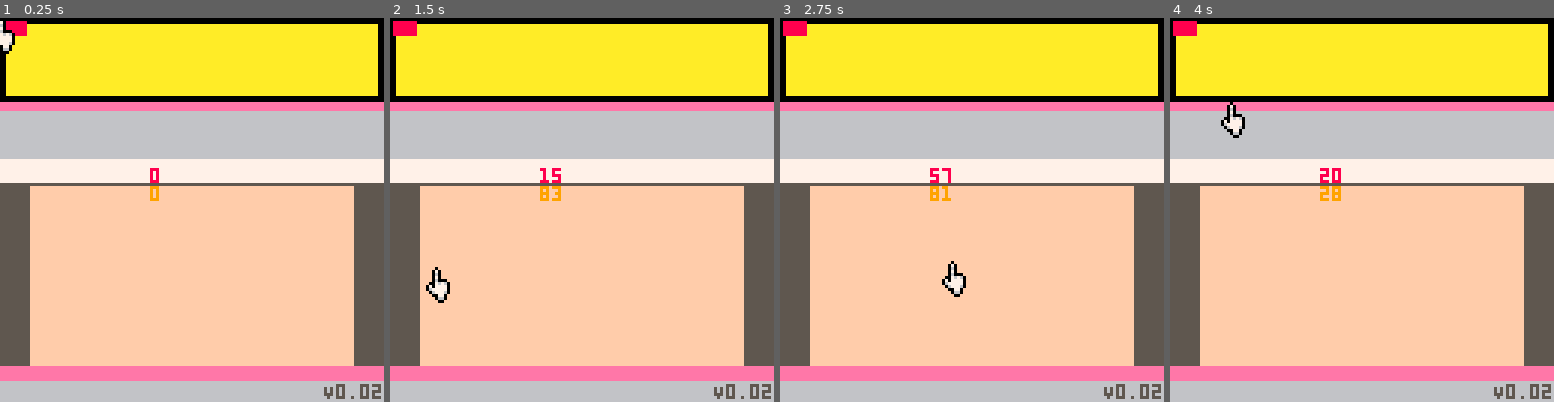
Above: before the commit, frames 1-4 (left to right).
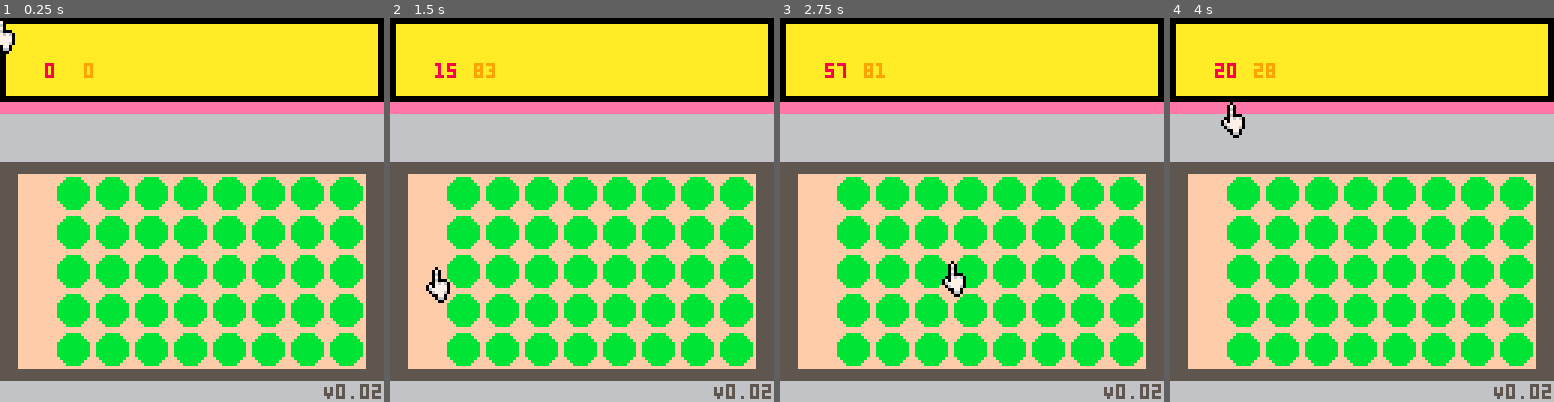
Above: after the commit, the same moments.

Repository: jan-Kulpas/pico8-addamatic
Game: PICO-8 cartridge addamatic.p8
Two runs of this game, one before a commit and one after it. Both use one fixed random seed, a clock stepped at 60 frames per second and the inputs below.
Inputs (mouse positions are in pixels of both pictures, inside the frame that each line leads up to):
- Up to frame 1 (0.25 s): no input
- Up to frame 2 (1.5 s): click (670, 121) at 0.67 s; click (436, 267) at 1.22 s
- Up to frame 3 (2.75 s): click (887, 114) at 1.77 s; click (952, 259) at 2.32 s
- Up to frame 4 (4 s): click (1404, 106) at 2.87 s; click (1465, 256) at 3.42 s; click (1231, 102) at 3.97 s

The runs differ from the first frame. In frame 1, 37% of the frame differs, in the area x 0-100%, y 0-95%; in frame 2, 37%; in frame 3, 37%; in frame 4, 37%.

Commit message:
layout mockup done

Diff:
--- a/addamatic.p8
+++ b/addamatic.p8
@@ -33,31 +33,30 @@
 	rect2(2,2,124,24,10)
 
 	--number line
-	rect2(0,31,128,16,6)
-	rect2(0,47,128,8,7)
+	rect2(0,32,128,16,6)
 
 	--main body
-	rect2(10,56,108,60,15)
+	rect2(6,52,116,65,15)
 	--footer
 	rect2(0,121,128,7,6)
 	print("V0.02",108,122,5)
 
 	--margins
-	rect2(0,116,128,5,14)
-	rect2(0,28,128,3,14)
+	rect2(0,28,128,4,14)
 
 
  --debug_grid()
 
 	--draw buttons
 	for b in all(buttons) do
-		pset(b.x,b.y,8)
+		local x,y = btn_xy(b)
+		circfill(x,y,5,11)
 	end
 
 	--draw mouse
 	palt(0x4000)
-	print(mx,50,50,8)
-	print(my,50,56,9)
+	print(mx,15,15,8)
+	print(my,28,15,9)
 	spr(15,mx-3,my,1,2)
 	palt()
 
@@ -67,7 +66,7 @@
 --helpers
 
 function btn_xy(b)
-
+	return 128-b.x*13, 123-b.y*13
 end
 
 function debug_grid()
@@ -82,19 +81,19 @@
 	rectfill(x,y,x+w-1,y+h-1,c)
 end
 __gfx__
-00000000000000000000000000000000000000000000000000000000000000000000000000000000000000000000000000000000000000000000000011101111
-00000000000000000000000000000000000000000000000000000000000000000000000000000000000000000000000000000000000000000000000011070111
-00700700000000000000000000000000000000000000000000000000000000000000000000000000000000000000000000000000000000000000000011060111
-00077000000000000000000000000000000000000000000000000000000000000000000000000000000000000000000000000000000000000000000011070111
-00077000000000000000000000000000000000000000000000000000000000000000000000000000000000000000000000000000000000000000000011060001
-00700700000000000000000000000000000000000000000000000000000000000000000000000000000000000000000000000000000000000000000010076760
-00000000000000000000000000000000000000000000000000000000000000000000000000000000000000000000000000000000000000000000000007077770
-00000000000000000000000000000000000000000000000000000000000000000000000000000000000000000000000000000000000000000000000006777770
-00000000000000000000000000000000000000000000000000000000000000000000000000000000000000000000000000000000000000000000000010677760
-00000000000000000000000000000000000000000000000000000000000000000000000000000000000000000000000000000000000000000000000011007701
-00000000000000000000000000000000000000000000000000000000000000000000000000000000000000000000000000000000000000000000000011106601
-00000000000000000000000000000000000000000000000000000000000000000000000000000000000000000000000000000000000000000000000011110011
-00000000000000000000000000000000000000000000000000000000000000000000000000000000000000000000000000000000000000000000000011111111
-00000000000000000000000000000000000000000000000000000000000000000000000000000000000000000000000000000000000000000000000011111111
-00000000000000000000000000000000000000000000000000000000000000000000000000000000000000000000000000000000000000000000000011111111
-00000000000000000000000000000000000000000000000000000000000000000000000000000000000000000000000000000000000000000000000011111111
+00000000999999999999999900000000000000000000000000000000000000000000000000000000000000000000000000000000000000000000000011101111
+00000000999999999999999900000000000000000000000000000000000000000000000000000000000000000000000000000000000000000000000011070111
+00700700999999999999999900000000000000000000000000000000000000000000000000000000000000000000000000000000000000000000000011060111
+00077000999999999999999900000000000000000000000000000000000000000000000000000000000000000000000000000000000000000000000011070111
+00077000999999999999999900000000000000000000000000000000000000000000000000000000000000000000000000000000000000000000000011060001
+00700700999999999999999900000000000000000000000000000000000000000000000000000000000000000000000000000000000000000000000010076760
+00000000999999999999999900000000000000000000000000000000000000000000000000000000000000000000000000000000000000000000000007077770
+00000000999999999999999900000000000000000000000000000000000000000000000000000000000000000000000000000000000000000000000006777770
+00000000999999999999999900000000000000000000000000000000000000000000000000000000000000000000000000000000000000000000000010677760
+00000000999999999999999900000000000000000000000000000000000000000000000000000000000000000000000000000000000000000000000011007701
+00000000999999999999999900000000000000000000000000000000000000000000000000000000000000000000000000000000000000000000000011106601
+00000000999999999999999900000000000000000000000000000000000000000000000000000000000000000000000000000000000000000000000011110011
+00000000999999999999999900000000000000000000000000000000000000000000000000000000000000000000000000000000000000000000000011111111
+00000000999999999999999900000000000000000000000000000000000000000000000000000000000000000000000000000000000000000000000011111111
+00000000999999999999999900000000000000000000000000000000000000000000000000000000000000000000000000000000000000000000000011111111
+00000000999999999999999900000000000000000000000000000000000000000000000000000000000000000000000000000000000000000000000011111111
